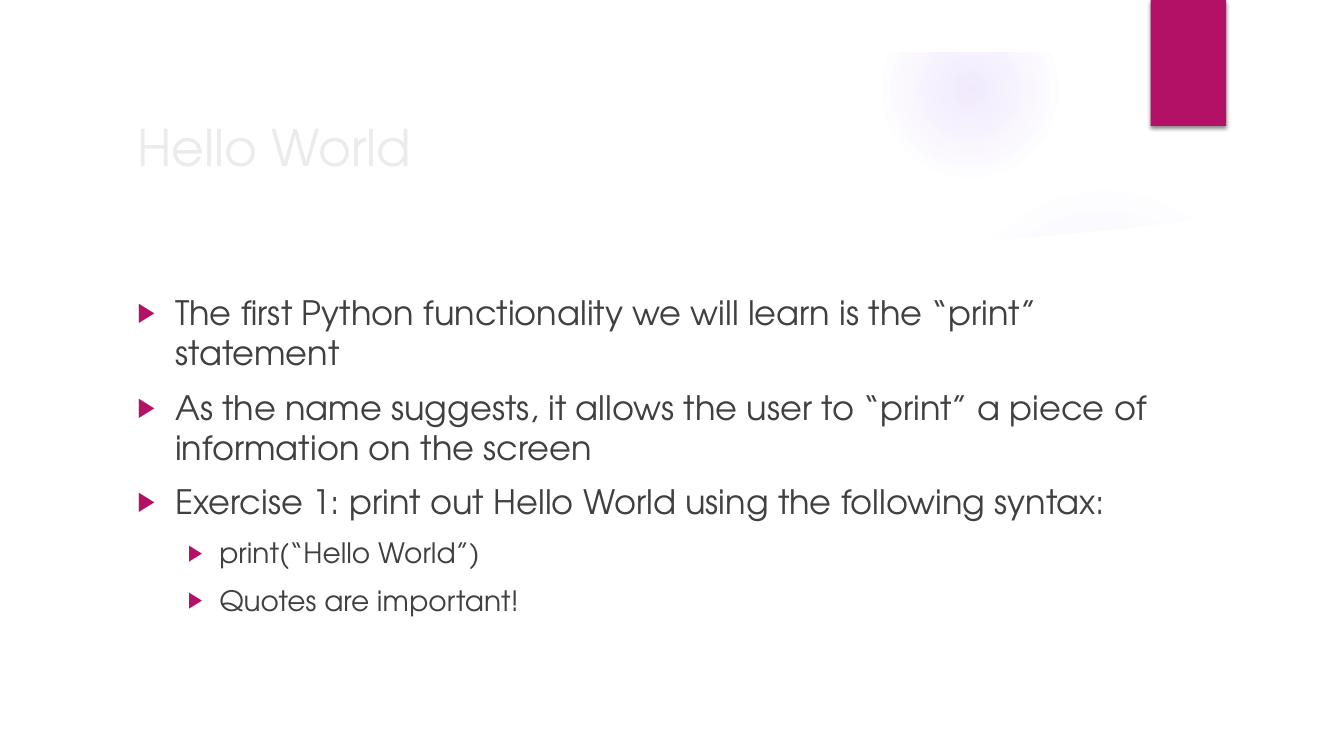
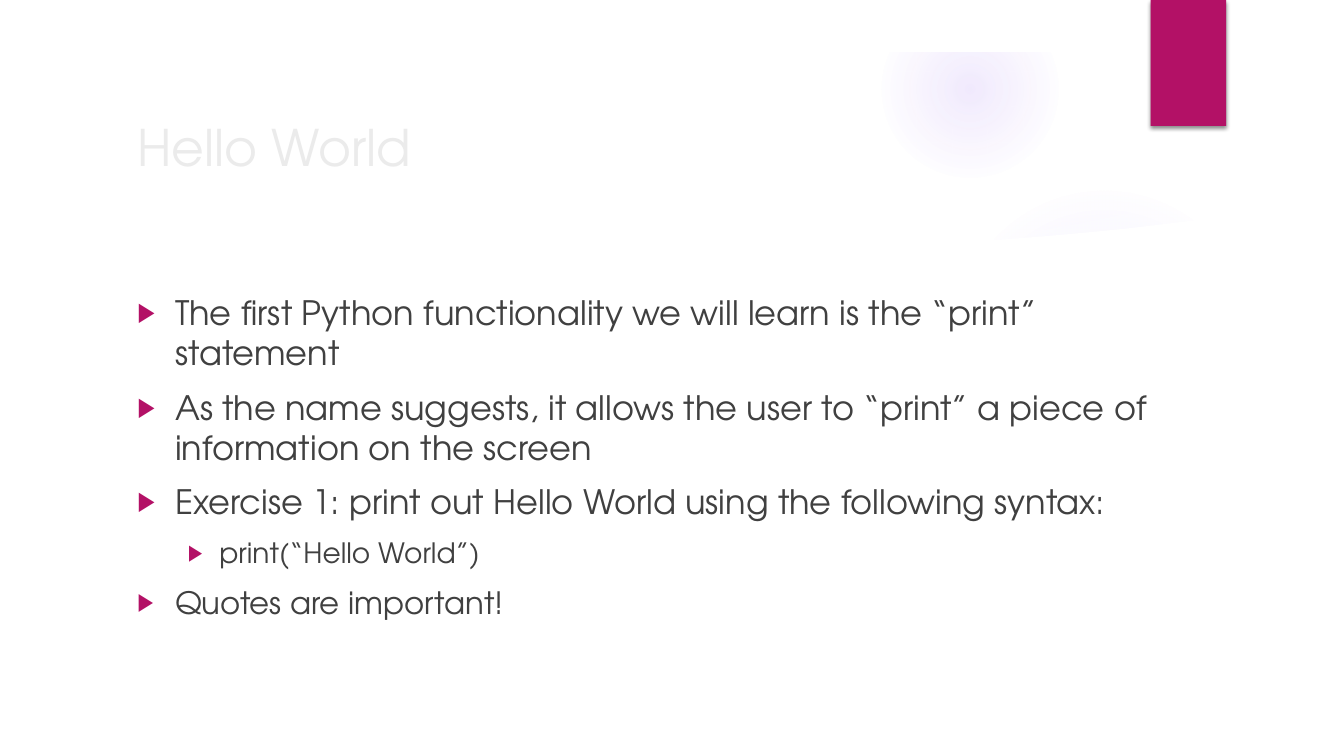
Before and after one commit to jmartineau1993/Intro-to-Python, a slide deck: slide 20 of PPTs/Week1.pptx (slide 19 before the commit). Drawn at 1344x756 pixels with LibreOffice and Linux fonts; fonts in the diff are those of the drawing; background and template pictures are left out. Boxes give left, top, right and bottom in pixels: in the first picture for what was removed or moved away, otherwise in the second. Text is boxed around its words. In the diff, an @@ line names an element or a change of style, - is before the commit and + after.

```diff
--- a/PPTs/Week1.pptx
+++ b/PPTs/Week1.pptx
@@ text at [175, 591, 504, 620]: size 20 to 22 pt in "Quotes are important!"; list level 2 to 1 in "Quotes are important!" @@
```
Also in this commit, not shown: 7 other slides changed, 1 slide added, 2 other files.
